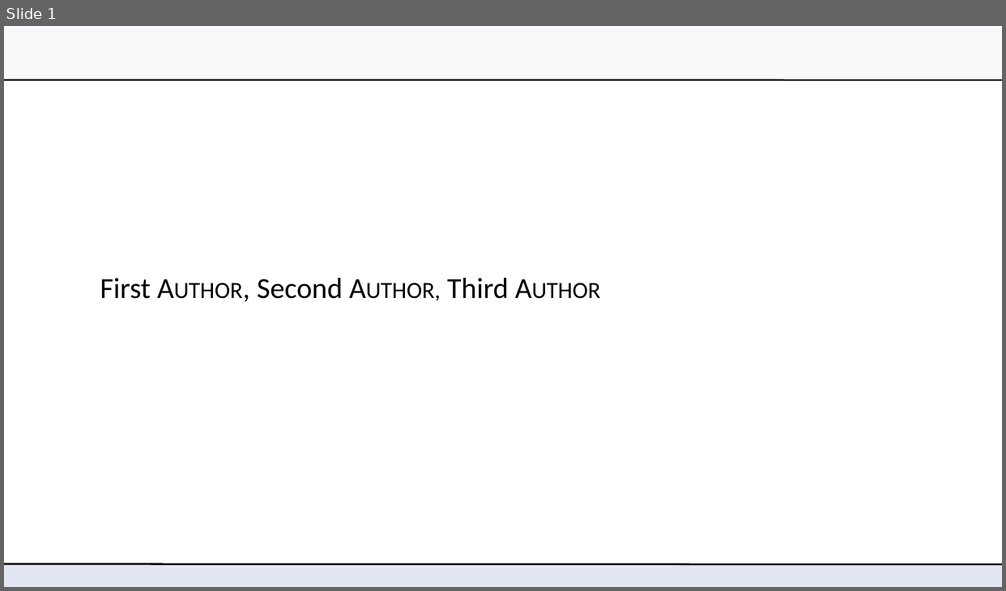
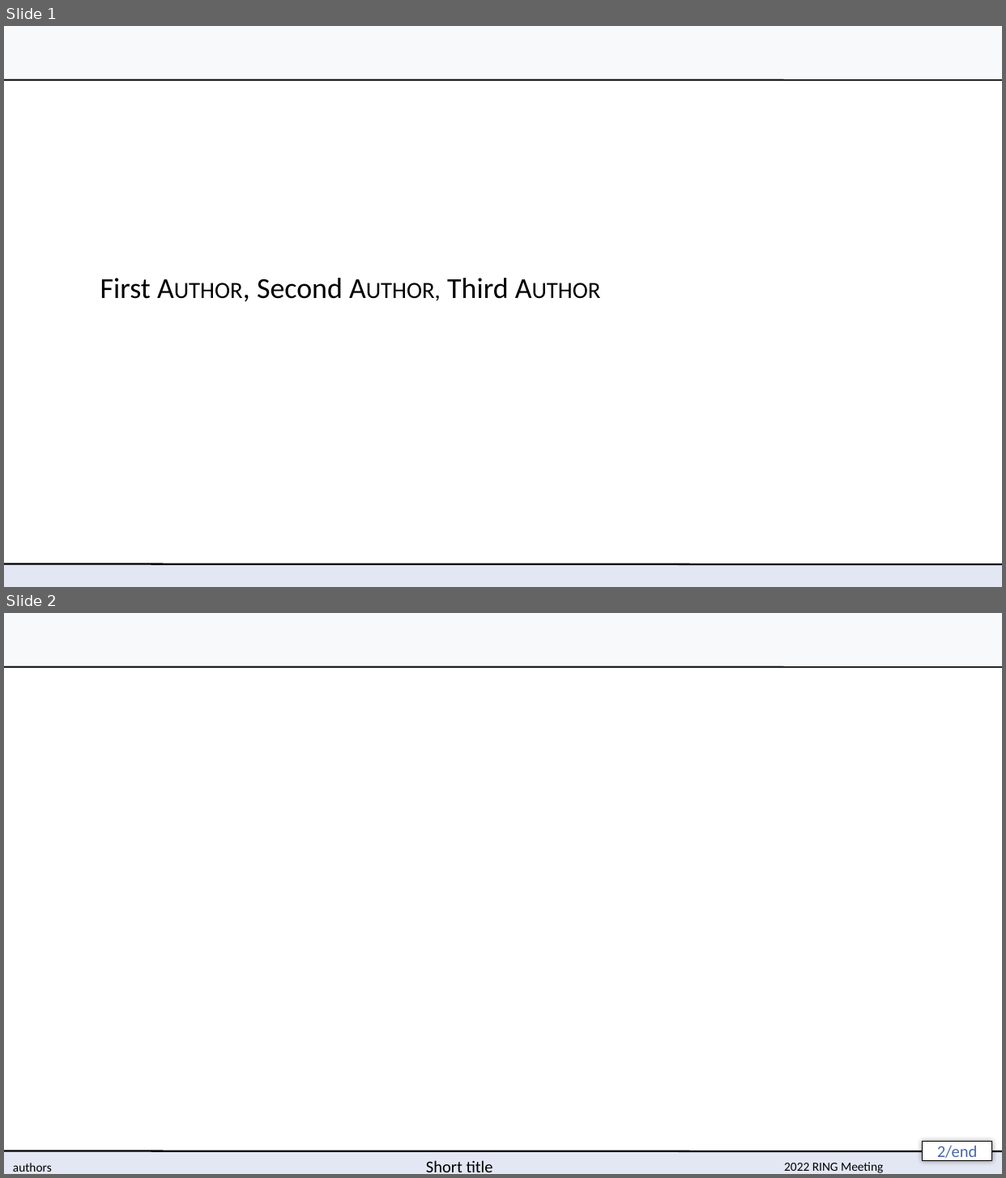
Before and after one commit to ring-papers/RINGMeeting_template, a slide deck: slides/RINGMeeting_slides.potx. Shown one above the other, each under a label of ours: slide 1 before the commit, slides 1 and 2 after it. The pictures are 1006x591 and 1006x1178 pixels, drawn with LibreOffice and Linux fonts; fonts in the diff are those of the drawing; background and template pictures are left out. Boxes give left, top, right and bottom in pixels: in the first picture for what was removed or moved away, otherwise in the second. Text is boxed around its words. In the diff, an @@ line names an element or a change of style, - is before the commit and + after.

```diff
--- a/slides/RINGMeeting_slides.potx
+++ b/slides/RINGMeeting_slides.potx
@@ slide 2 added at <box>4,613,1002,1174</box>, background #FFFFFF; not listed: 4 template elements that a slide beside it also shows @@
@@ page number added at <box>923,1142,991,1161</box>, fill #FFFFFF, outline #000000 0.75 pt, 16 pt, text #4A66AC @@
+2/end
@@ text added at <box>13,1163,52,1172</box>, 12 pt, text #000000 @@
+authors
@@ text added at <box>426,1161,493,1173</box>, 16 pt, text #000000 @@
+Short title
@@ text added at <box>784,1162,883,1174</box>, 12 pt, text #000000 @@
+2022 RING Meeting
```
Also in this commit, not shown: 1 slide changed.
